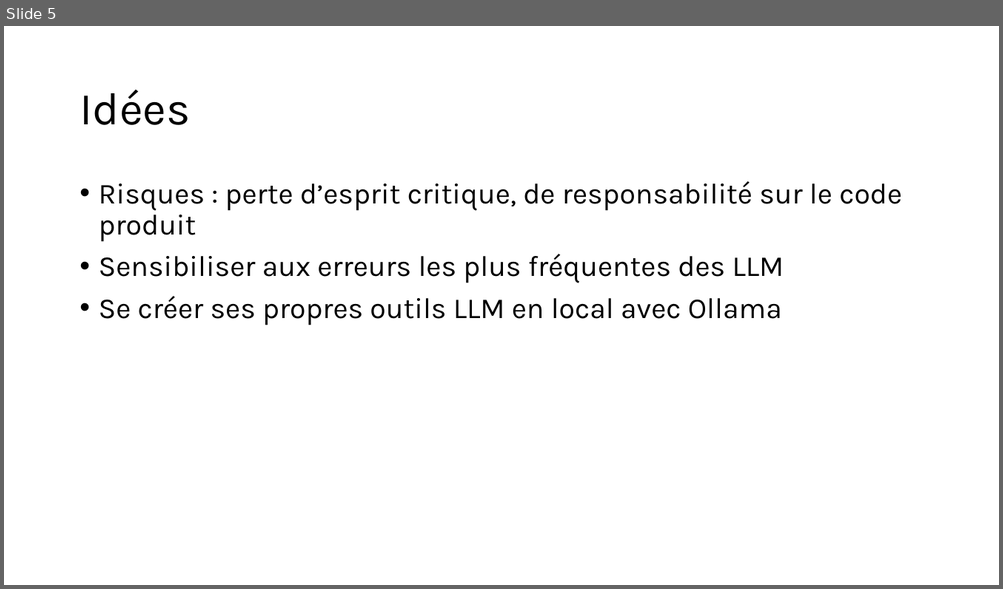
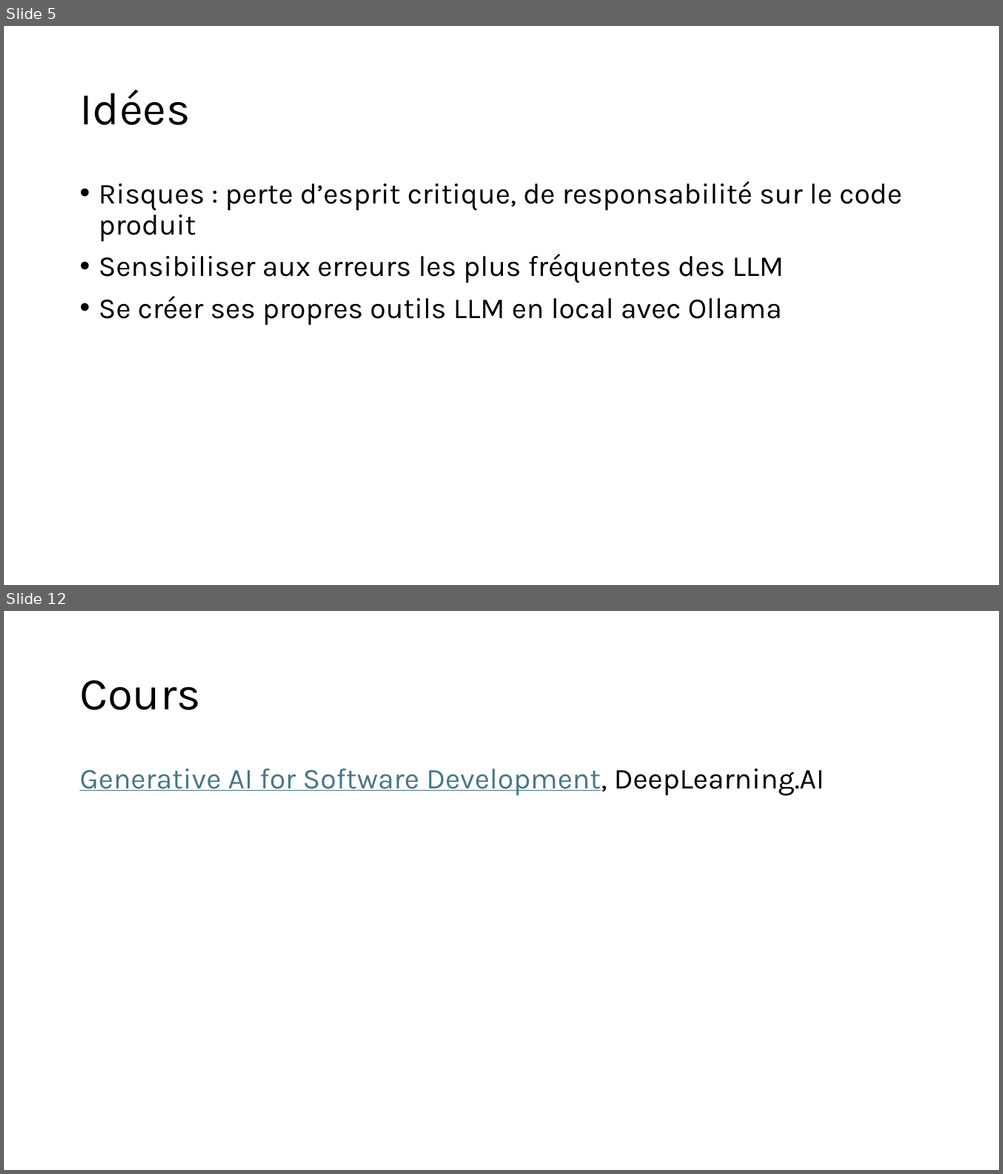
Before and after one commit to Pierre-Loic/prez-Pyconfr-2025, a slide deck: Prez Pyconfr.pptx. Shown one above the other, each under a label of ours: slide 5 before the commit, slides 5 and 12 after it; the slides between them are not shown. The pictures are 1003x589 and 1003x1174 pixels, drawn with LibreOffice and Linux fonts; fonts in the diff are those of the drawing. Boxes give left, top, right and bottom in pixels: in the first picture for what was removed or moved away, otherwise in the second. Text is boxed around its words. In the diff, an @@ line names an element or a change of style, - is before the commit and + after.

```diff
--- a/Prez Pyconfr.pptx
+++ b/Prez Pyconfr.pptx
@@ slide 12 added at bbox=[4, 611, 999, 1170], background #FFFFFF @@
@@ title added at bbox=[79, 680, 200, 710], 44 pt, text #000000 @@
+Cours
@@ text added at bbox=[79, 769, 824, 796], 28 pt, text #467886, underline @@
+Generative AI for Software Development, DeepLearning.AI
```
Also in this commit, not shown: 3 slides changed, 5 other slides added.
